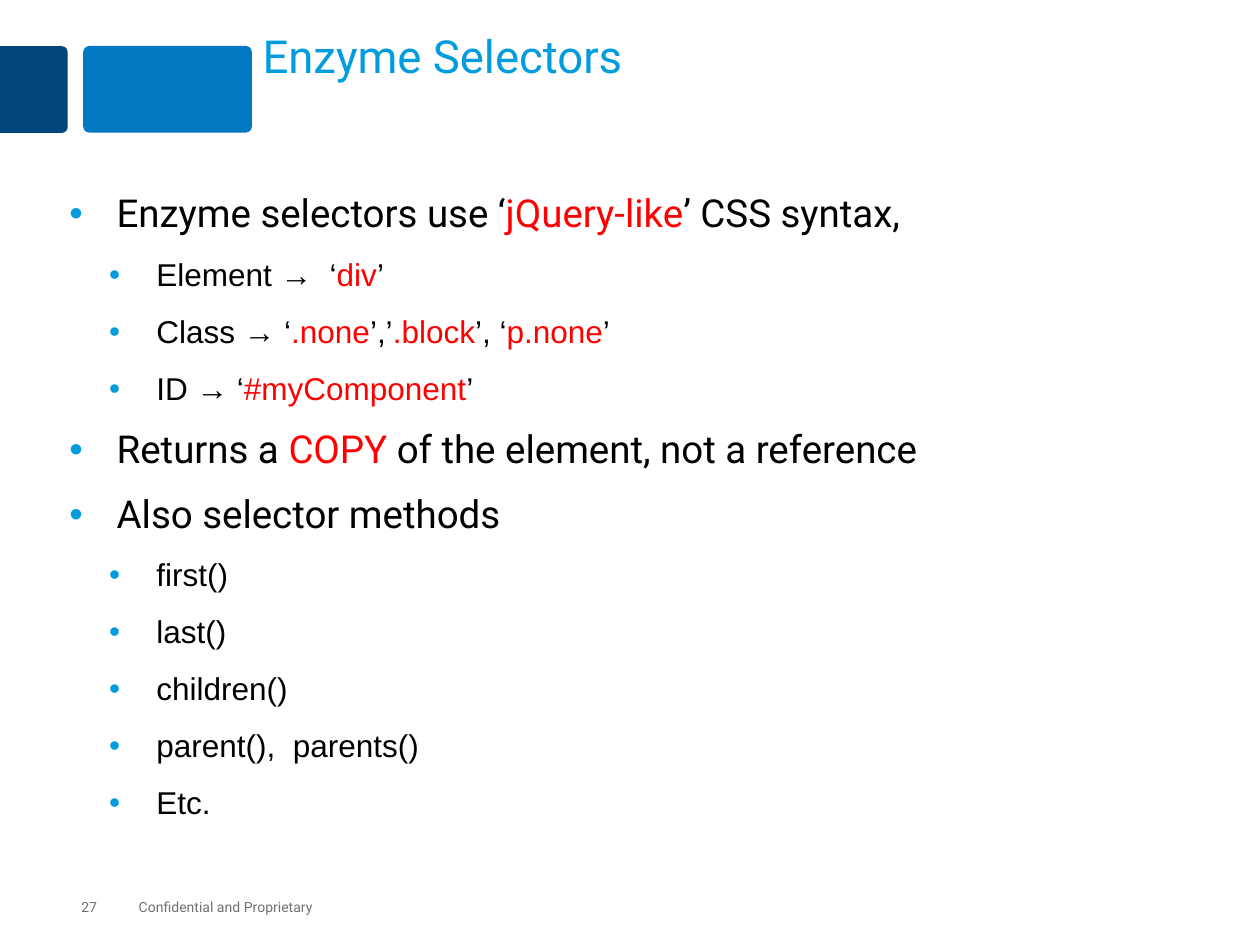
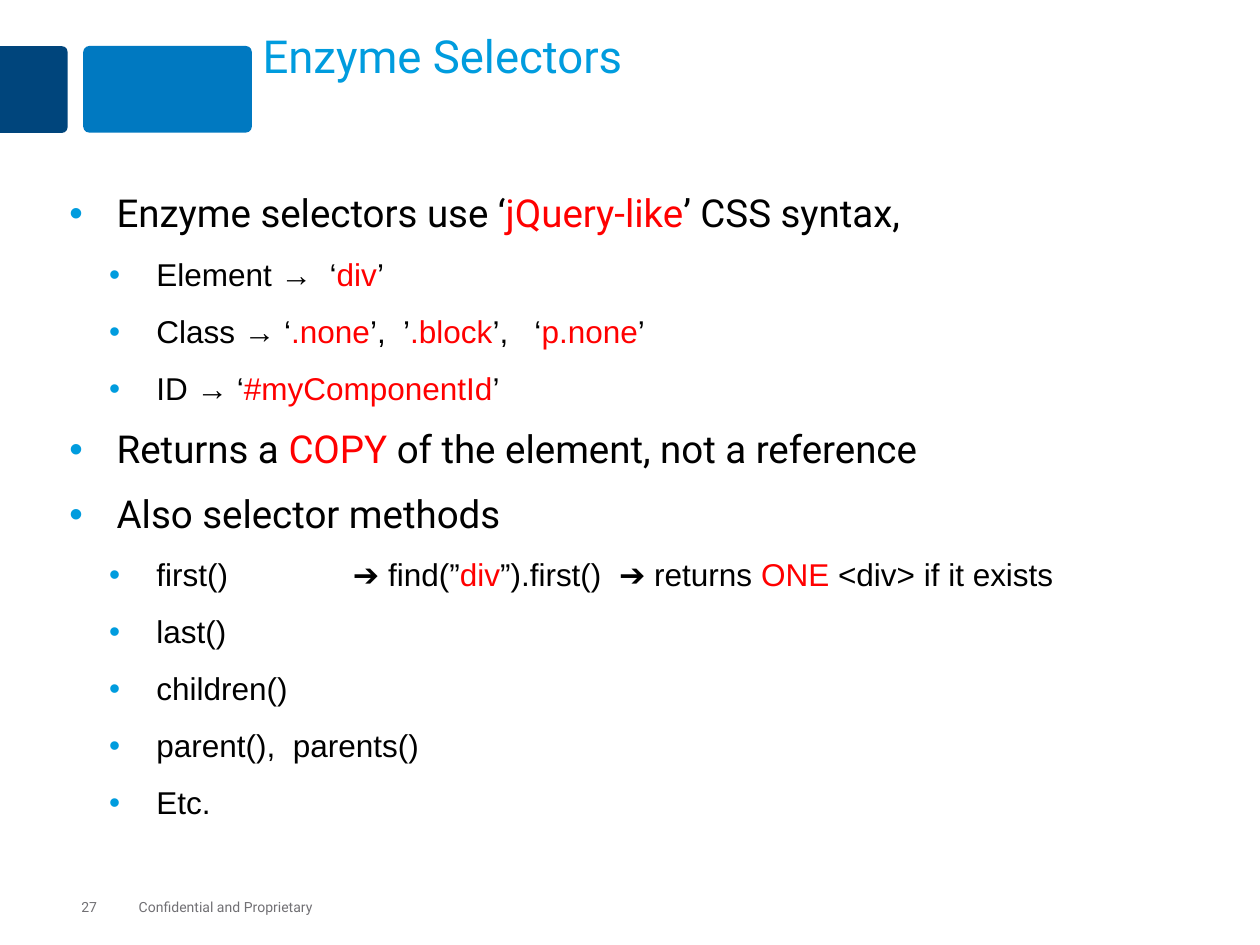
Before and after one commit to MaxMillington/react_practice, a slide deck: slide 27 of lesson-react-70-testing/react-testing.pptx. Drawn at 1260x945 pixels with LibreOffice and Linux fonts; fonts in the diff are those of the drawing. Boxes give left, top, right and bottom in pixels: in the first picture for what was removed or moved away, otherwise in the second. Text is boxed around its words. In the diff, an @@ line names an element or a change of style, - is before the commit and + after.

```diff
--- a/lesson-react-70-testing/react-testing.pptx
+++ b/lesson-react-70-testing/react-testing.pptx
@@ text at (x1=156, y1=320, x2=644, y2=406): text changed @@
-  • Class → ‘.none’,’.block’, ‘p.none’
-  • ID → ‘#myComponent’
+  • Class → ‘.none’, ’.block’, ‘p.none’
+  • ID → ‘#myComponentId’
@@ text at (x1=156, y1=563, x2=1053, y2=592): text changed @@
-  • first()
+  • first() ➔ find(”div”).first() ➔ returns ONE <div> if it exists
```
Also in this commit, not shown: 13 other slides changed.
